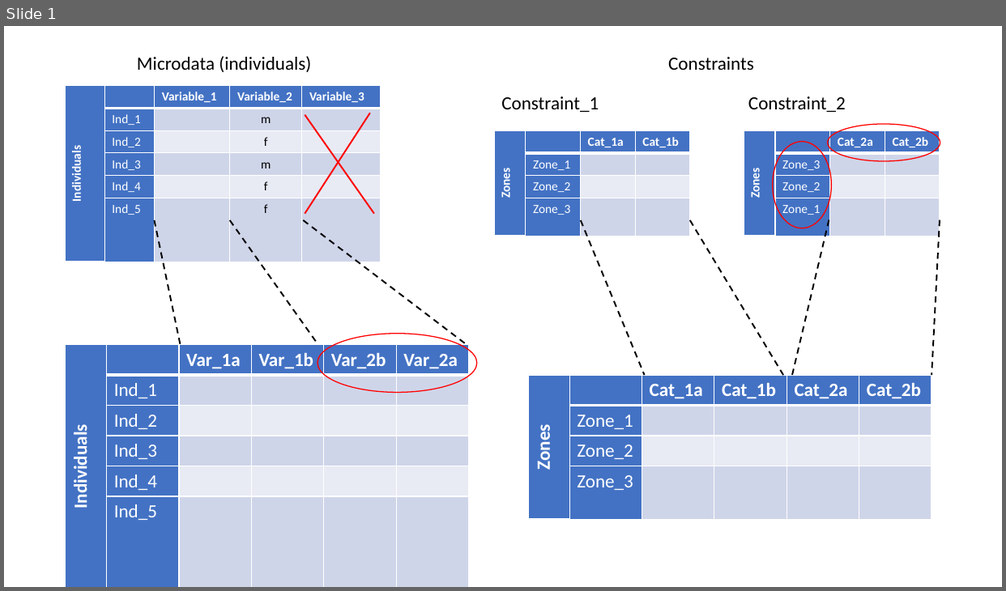
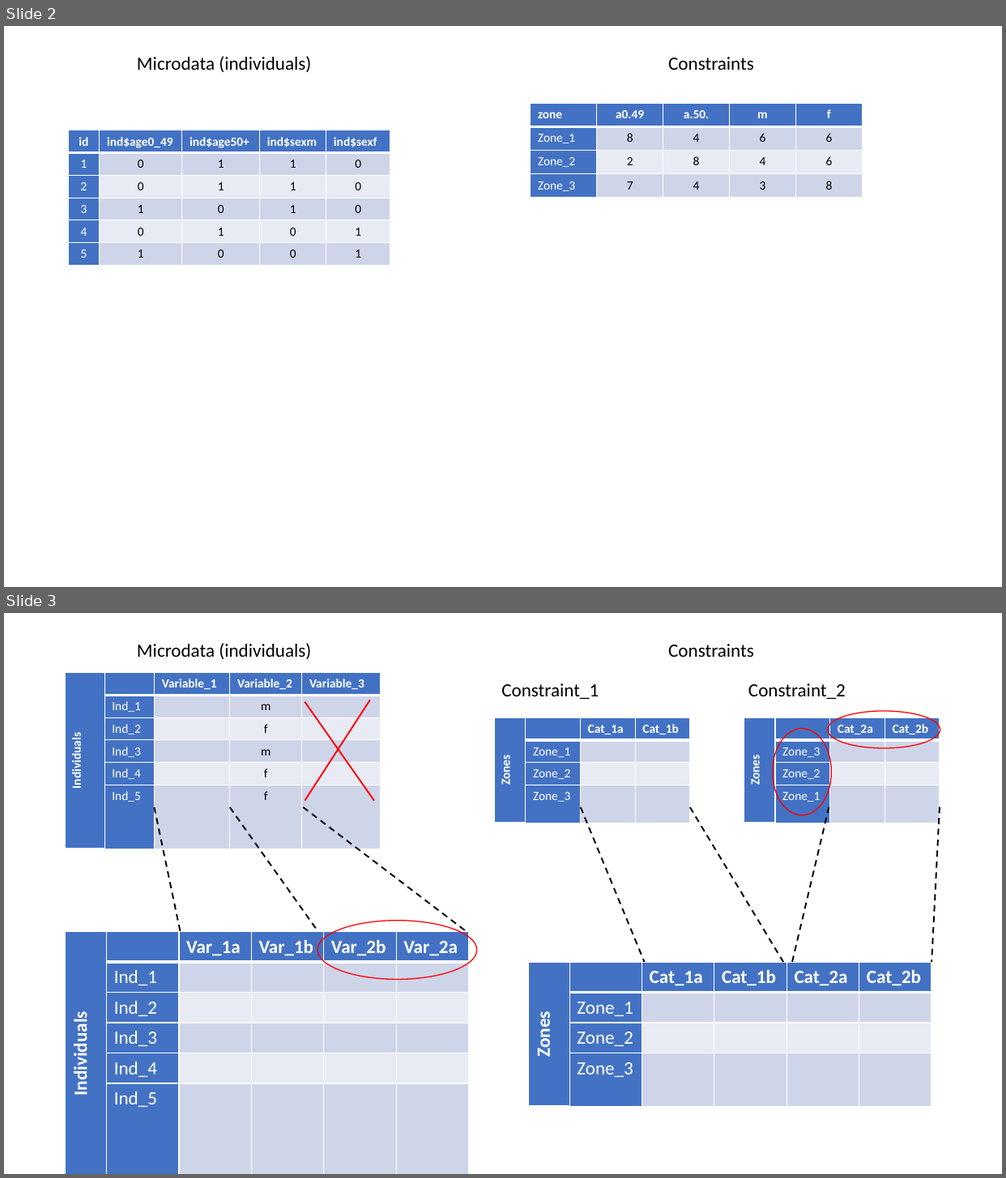
Before and after one commit to twrushby/SpatialMicrosim, a slide deck: SpatialMicrosim.pptx. Shown one above the other, each under a label of ours: slide 1 before the commit, slides 2 and 3 after it. The pictures are 1006x591 and 1006x1178 pixels, drawn with LibreOffice and Linux fonts; fonts in the diff are those of the drawing. Boxes give left, top, right and bottom in pixels: in the first picture for what was removed or moved away, otherwise in the second. Text is boxed around its words. In the diff, an @@ line names an element or a change of style, - is before the commit and + after.

```diff
--- a/SpatialMicrosim.pptx
+++ b/SpatialMicrosim.pptx
@@ slide 2 added at box(4, 26, 1002, 587), background #FFFFFF @@
@@ text added at box(137, 56, 311, 72), 18 pt, text #000000 @@
+Microdata (individuals)
@@ text added at box(668, 57, 754, 70), 18 pt, text #000000 @@
+Constraints
@@ table added at box(530, 103, 863, 198), 4 rows, 5 columns @@
+zone | a0.49 | a.50. | m | f
+Zone_1 | 8 | 4 | 6 | 6
+Zone_2 | 2 | 8 | 4 | 6
+Zone_3 | 7 | 4 | 3 | 8
@@ table added at box(68, 130, 390, 265), 6 rows, 5 columns @@
+id | ind$age0_49 | ind$age50+ | ind$sexm | ind$sexf
+1 | 0 | 1 | 1 | 0
+2 | 0 | 1 | 1 | 0
+3 | 1 | 0 | 1 | 0
+4 | 0 | 1 | 0 | 1
+5 | 1 | 0 | 0 | 1
@@ what was slide 1 is now slide 3 @@
```
Also in this commit, not shown: 1 other slide added.
